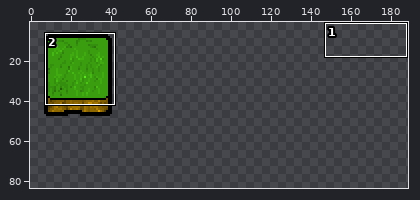
Two versions of one sprite sheet, assets/blocks.png. The picture above shows the old version from afar; the outline marks the close-up.
Close-up. Earlier state:
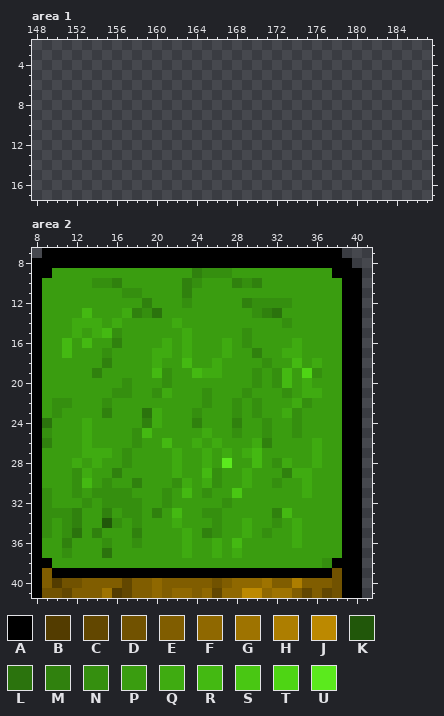
The file is 192x192 pixels. Colours within 5 levels of each other are drawn and written as one. Shown: area 1: x 148..187, y 2..17; area 2: x 8..41, y 7..41. The wide view leaves out empty margins. The commit also changed other parts of the picture, which this record leaves out.
Palette (. is transparent): A #000000  B #533c00  C #624700  D #715200  E #805d00  F #8f6800  G #9e7300  H #ad7e00  J #bc8900  K #21570a  L #2b730d  M #30810e  N #358f0f  P #3a9d10  Q #3fab11  R #44b912  S #49c713  T #4ed514  U #5bea1d
Pixels before, area 2, first column x 8:
 7 .AAAAAAAAAAAAAAAAAAAAAAAAAAAAAA..
 8 AAAAAAAAAAAAAAAAAAAAAAAAAAAAAAAA.
 9 AAPPPPPPPPPPPPPPMNNNPPPPPPPPPPAAA
10 APPPPPNNMPPPPPPMNPPPMNMPPPPPPPPAA
11 APPPPPPPPNNPPPPMPPPPPPPPPPPPPPPAA
12 APPPPPPPPPPMPPPNPPPPPMNNNNPPPPPAA
13 APPPPRPPPQMNLPPPPPPPPPNMLPPPPPPAA
14 APPPQQQPQPPPPPQPPPPPPPPPPNPPPPPAA
15 APPPQPQRNPPPPPPQPPPPPNPPPPPPPPPAA
16 APPRPRPPMPPPPQPQPPPQPNPPPPQPPPPAA
17 APPRPPPNPPPPQQPQPPPQPPMPPQQPPPPAA
18 APPPPPPMPPPPQPPRPPQPPPPNPPRPQPPAA
19 APPPPPMPPPPPRNPPRQQPPPNPNRPTNPPAA
20 APPPPPPPPNPPPNPPPPPPPPNPNRPQPPPAA
21 APPPPPPPNNPPNQPPPNPPPNPPPNPQQPPAA
22 APNNPPPNPPPPPPPPPNPPNPNPPPQNPPPAA
23 APNPPPPMPPPLQPPPNPPPNPNPPQNPPPPAA
24 ALPPPQPPPPPMQPPPMPPPMPPNPPNPPPPAA
25 ANPPPQPPPPNRPPPPPQPPNPPNPPNPPPPAA
26 AMPPPQPPPPNPPRPPQPQPPPQMPPPPQPPAA
27 APPPPQQQPNPPPPQPPQPQPQRPPPPPQPPAA
28 APPPQPQPPNPPPPQPPQPUPPRPNQPPQPPAA
29 APPPNQPPMPPPPPQPPRNPPQPPPMQQPPPAA
30 APPPNRPNPPMPPPNQPQNPPQPPNPPQPPPAA
31 ANPPNPNNNNPPPNPRPNPPSPPPPPPQPPPAA
32 ANPPPNPNNNNPPNPPPPPNPPPPPPPPPPPAA
33 ANNNMPPMPNNPMPRPPNNPPPPPMRPPPPPAA
34 ANPNMPPKNPNPPPQPPPNPPQPPNPQPPPPAA
35 ANPNLPMPPPMPPPPQPMNPPQPNPPQPPPPAA
36 APPMPPPNPPNPPPPQPPQPRPPPPPQPPPPAA
37 APPNPPPLPPPPPPPQPPQPQPPPPPPPPPPAA
38 AAPPPPPPPPPPPPPPPPPPPPPPPPPPPNAAA
39 AEAAAAAAAAAAAAAAAAAAAAAAAAAAAADAA
40 AEBDDEEEECEEFEEEEEDEFFFGEEHEEEDAA
41 ADDCEEEGBCEEFEFFEFCFFJJFGGECECDAA
And afterwards:
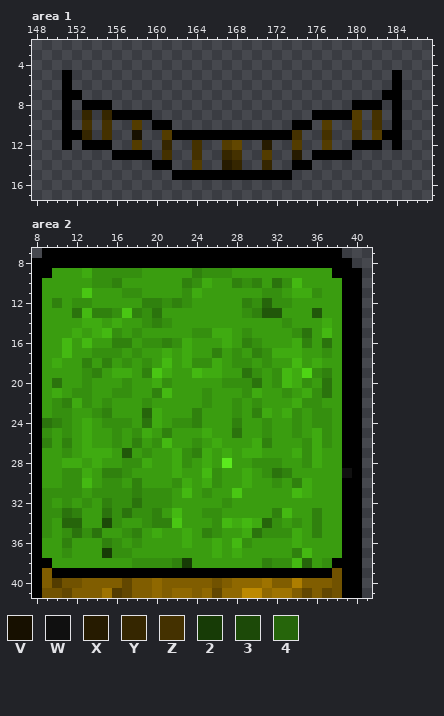
Colours new in this view: V #171000  W #101010  X #261b00  Y #352600  Z #443100  2 #173b06  3 #1c4908  4 #26650b
Difference:
Changed rows in their new state; - is an unchanged pixel.
Area 1:
first column x 151:
 5 A--------------------------------A
 6 A--------------------------------A
 7 AA------------------------------AA
 8 A-AAA------------------------AAA-A
 9 A-Y-YAAAA----------------AAAAB-Z-A
10 A-Z-Z--B-AA------------AA-B--B-Z-A
11 AAY-Z--V--BAAAAAAAAAAAAZ--Z--Z-BAA
12 A-AAA--B--Y--Z--BC--X--B--B--AAA-A
13 -----AAAA-Z--Z--YZ--B--X-AAAA-----
14 ---------AA--B--XY--Y--AA---------
15 -----------AAAAAAAAAAAA-----------
Area 2:
first column x 10:
 9 ---QNNNNN---------------------
10 ---------------Q------LNR-----
11 ---S---------NQ------NN-QQN---
12 M-NN------MNM--------4--------
13 --L-MMNS-----------NMKK---K---
14 --P------NMNP--------------Q--
15 --------N----PNNQQ------NL-R--
16 -------M-NNMN------MN----M-L--
17 ----N-N-N-P-----MPN--NQ----N--
18 Q--M---N-NPR-QNN--NN----------
19 ---N--QQ-MSQ-------L----Q--M--
20 L--N------Q------NNNL---QN-L--
21 Q-NN------MR--------Q-----NL--
22 -MQN-----N----------------N---
23 -N--N----4----M-----MQ----NN--
24 MN---NNN-L--NN------------NN--
25 -N----N--Q-M------L-------QN--
26 -M----N-M-N---N----------N-N--
27 -N-----K-N---NM-----Q---QN----
28 -Q------NQ---N------NN-P-N----
29 -N---M-N-------------NL-PP---W
30 -N----N-----------------M-----
31 NN------MNN-------------R-----
32 -N---M--LNN-------------------
33 -L---LNL-N----------------M---
34 -44--3--PNMMS----RQRQ4--N-M---
35 ---NL--N--Q---------L-NN--M---
36 -----MN------------N----------
37 -----2NN-----P----------MR----
38 --------NNNNM2-------MNNR4----
